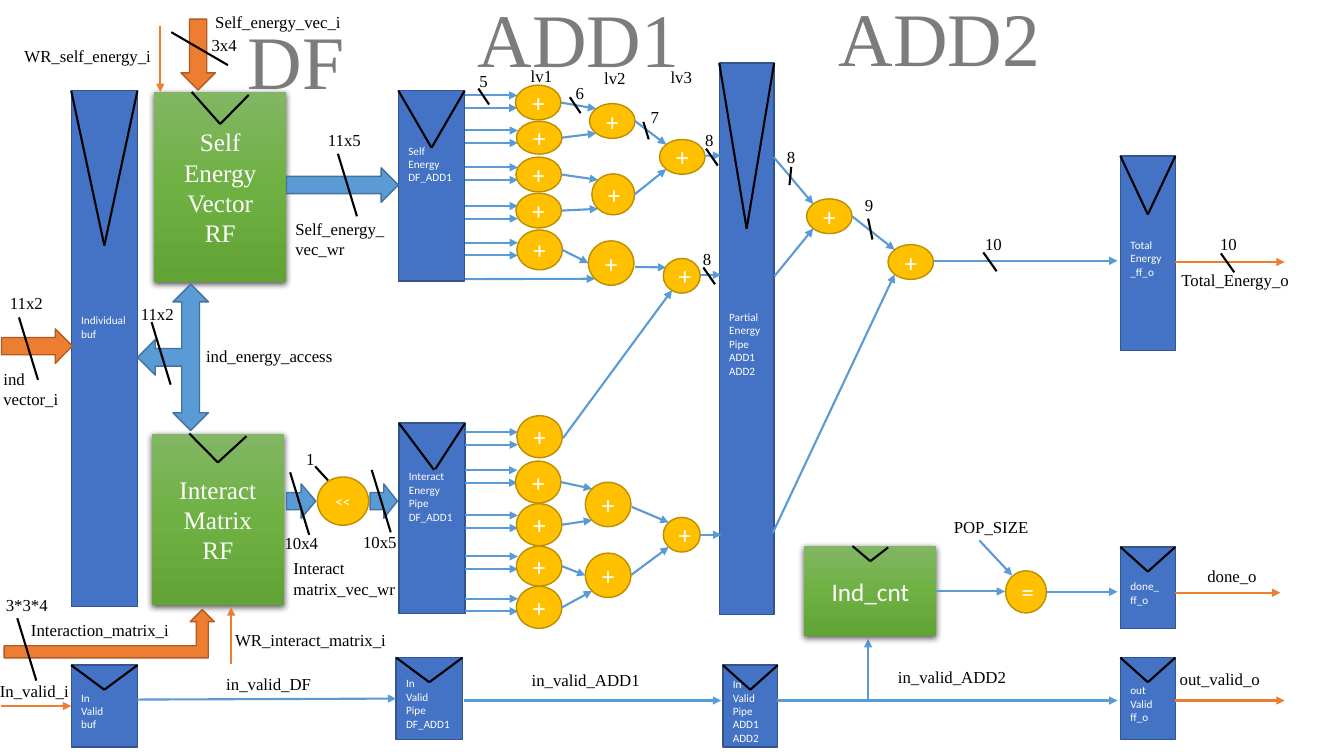
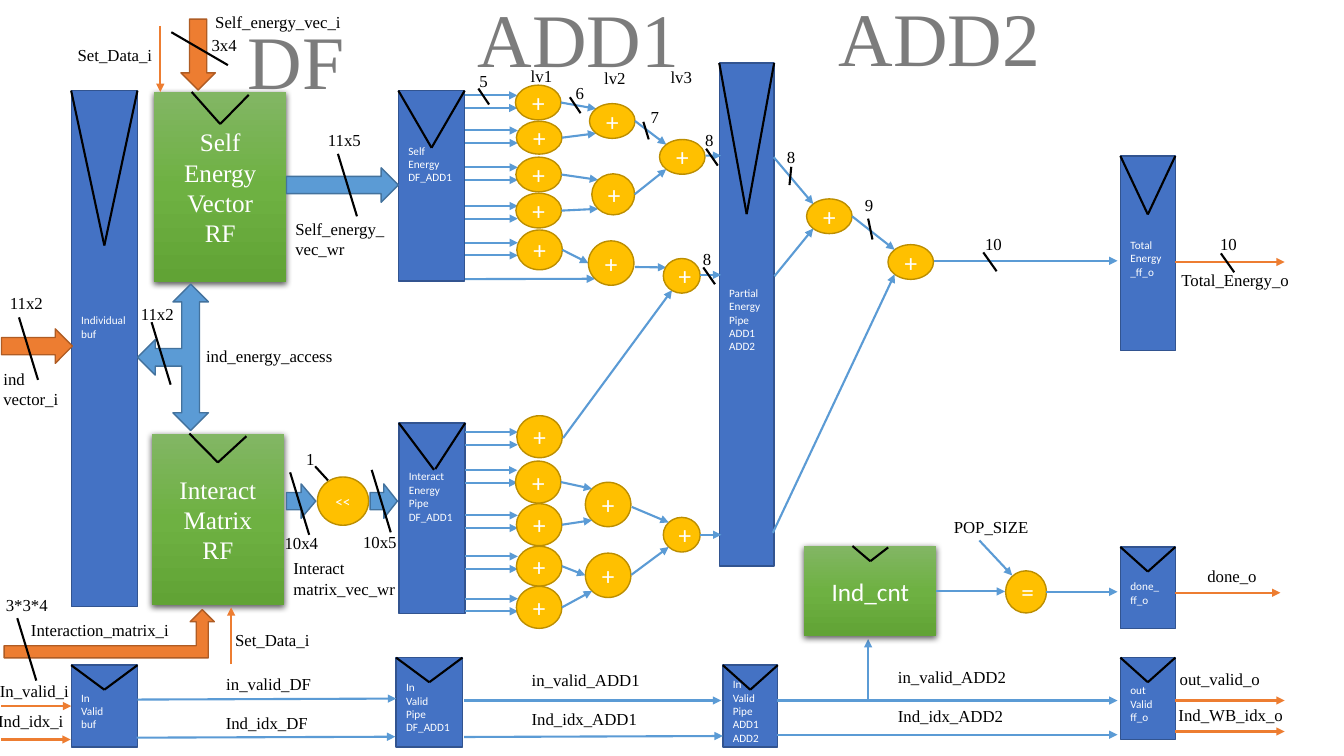
Before and after one commit to sicajc/EC_FINAL_PROJECT, a slide deck: slide 1 of EC_FINAL_PROJECT/EC_FINAL_PROJECT/verilog/fitness_evaluation/image/evaluate_fit_DP.pptx. Drawn at 1344x756 pixels with LibreOffice and Linux fonts; fonts in the diff are those of the drawing. Boxes give left, top, right and bottom in pixels: in the first picture for what was removed or moved away, otherwise in the second. Text is boxed around its words. In the diff, an @@ line names an element or a change of style, - is before the commit and + after.

```diff
--- a/EC_FINAL_PROJECT/EC_FINAL_PROJECT/verilog/fitness_evaluation/image/evaluate_fit_DP.pptx
+++ b/EC_FINAL_PROJECT/EC_FINAL_PROJECT/verilog/fitness_evaluation/image/evaluate_fit_DP.pptx
@@ text at box(78, 50, 152, 63): text changed @@
-WR_self_energy_i
+Set_Data_i
@@ rectangle "Partial": place and size @@
-rectangle "Partial" at box(720, 64, 774, 615)
+rectangle "Partial" at box(720, 64, 774, 567)
@@ line moved from (720, 64) - (747, 229) to (720, 64) - (747, 214) @@
@@ line moved from (747, 229) - (774, 64) to (747, 214) - (774, 64) @@
@@ text at box(235, 635, 309, 648): text changed @@
-WR_interact_matrix_i
+Set_Data_i
@@ rectangle "In": place and size @@
-rectangle "In" at box(396, 657, 463, 739)
+rectangle "In" at box(396, 657, 463, 747)
@@ text added at box(0, 715, 63, 729), 12 pt, text #000000 @@
+Ind_idx_i
@@ text added at box(226, 717, 308, 731), 12 pt, text #000000 @@
+Ind_idx_DF
@@ text added at box(532, 713, 637, 727), 12 pt, text #000000 @@
+Ind_idx_ADD1
@@ text added at box(898, 710, 1003, 724), 12 pt, text #000000 @@
+Ind_idx_ADD2
@@ text added at box(1178, 709, 1282, 723), 12 pt, text #000000 @@
+Ind_WB_idx_o
@@ arrow added from (1, 740) to (71, 740), #ED7D31 1.5 pt @@
@@ arrow added from (137, 738) to (395, 737), #5B9BD5 1.5 pt @@
@@ arrow added from (464, 737) to (723, 736), #5B9BD5 1.5 pt @@
@@ arrow added from (777, 735) to (1118, 735), #5B9BD5 1.5 pt @@
@@ arrow added from (1176, 732) to (1285, 732), #ED7D31 1.5 pt @@
```
Also in this commit, not shown: 4 other files.
